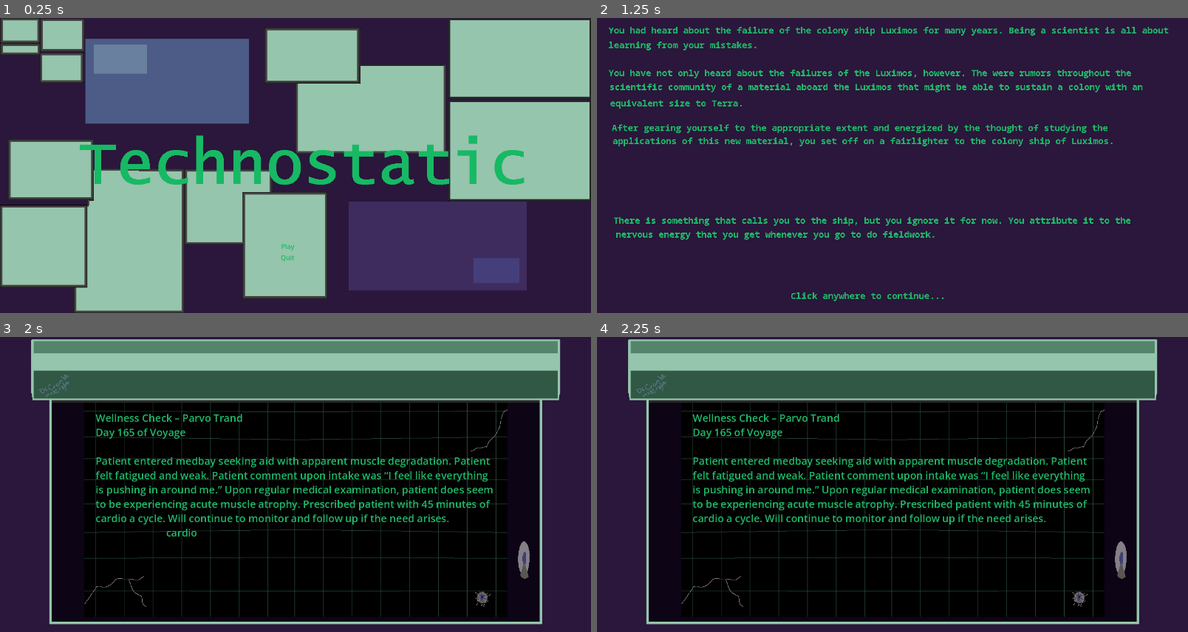
Above: before the commit, frames 1-4 (two rows, left to right).
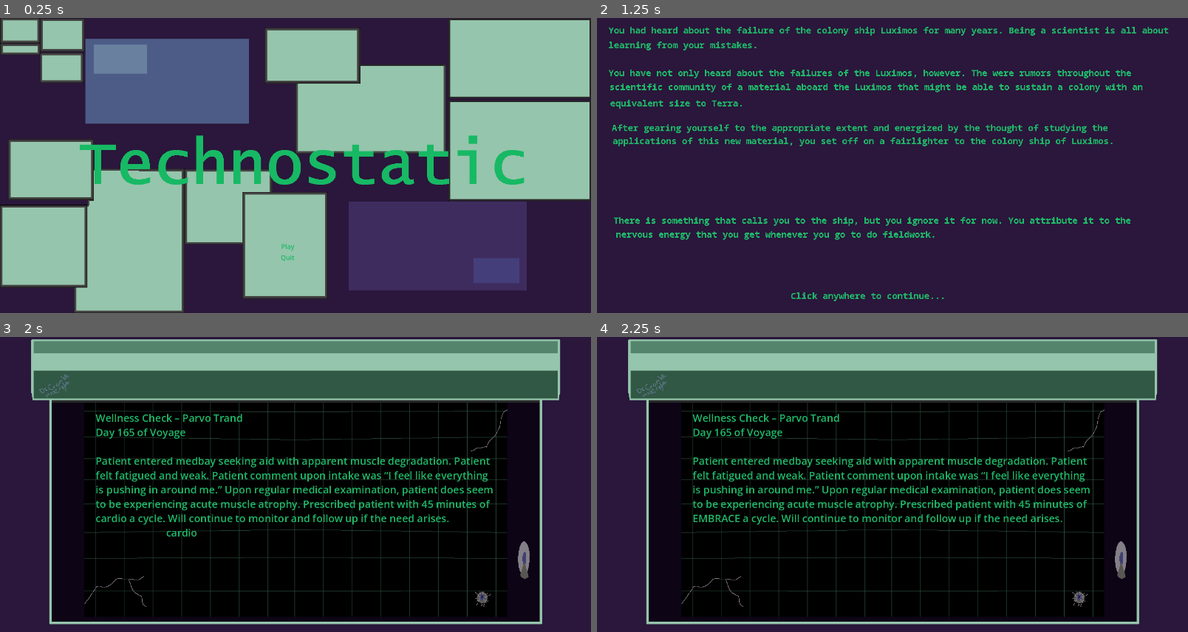
Above: after the commit, the same moments.

Repository: carprulez/technostatic
Game: Godot game, scene res://scenes/menu.tscn
The game is run twice, just before and just after one commit, with the same random seed, the same clock (stepped at 60 frames per second) and the same inputs.
Inputs (mouse positions are in pixels of both pictures, inside the frame that each line leads up to):
- Up to frame 1 (0.25 s): no input
- Up to frame 2 (1.25 s): click "Play" at 0.5 s
- Up to frame 3 (2 s): click (295, 484) at 1.25 s
- Up to frame 4 (2.25 s): click "cardio" at 2 s

Frames 1-3 are identical in both runs. In frame 4, 0.9% of the frame differs, in the area x 16-79%, y 60-64%.

Commit message:
initial commit

Diff:
--- a/scripts/terminalBody.gd
+++ b/scripts/terminalBody.gd
@@ -41,5 +41,8 @@
 
 
 func _on_cardio_button_pressed() -> void:
+	$GravityAtrophy.text = "Wellness Check – Parvo Trand
+Day 165 of Voyage
 
+Patient entered medbay seeking aid with apparent muscle degradation. Patient felt fatigued and weak. Patient comment upon intake was “I feel like everything is pushing in around me.” Upon regular medical examination, patient does seem to be experiencing acute muscle atrophy. Prescribed patient with 45 minutes of EMBRACE a cycle. Will continue to monitor and follow up if the need arises."
 	$GravityAtrophy/CardioButton.visible = false
